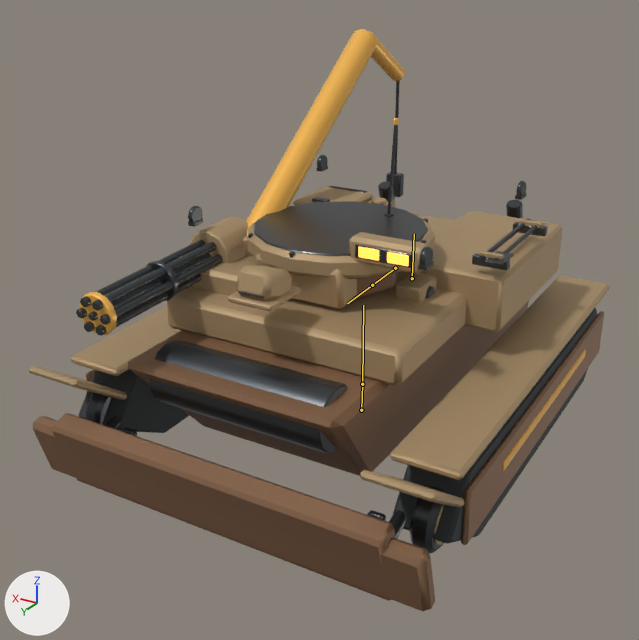
An edit to the FBX model unity/RogueCommandAssetAuthoring/Assets/RogueCommandExpansionSample/Models/SalvageHauler.fbx, drawn before and after from the same camera.
Rendered twice from a camera (50 mm lens) standing at (-2.75, 5.21, 3.26) and looking at (0.13, 0.41, 0.86). Lighting does not change. The marker at lower left points along +X, +Y and +Z. The picture after the commit comes second. Both versions are drawn at frame 5 of the action 'SalvageHauler_Armature|SalvageHauler_Action_Drive'; the numbers are the values there. The bones that bend it are drawn over the model as lines.

Objects in the first picture: 'SalvageHauler_Batch_Gunmetal', 'SalvageHauler_Batch_LightArmor', 'SalvageHauler_Batch_PrimaryArmor', 'SalvageHauler_Batch_Tread', 'SalvageHauler_Batch_Warning' and 2 more.
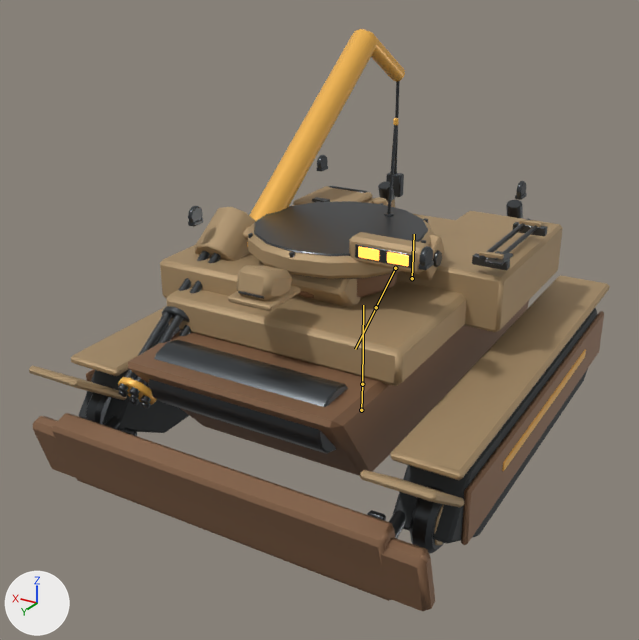
Changed parts and their boxes [x1, y1, x2, y2] in the pictures (639 x 640 px):
'SalvageHauler_Batch_LightArmor', posed: [29, 186, 610, 507] in both
'SalvageHauler_Batch_Gunmetal', posed: before [76, 81, 547, 554]; after [86, 81, 547, 554]
'SalvageHauler_Batch_Warning', posed (mostly hidden): before [79, 29, 586, 471]; after [118, 29, 586, 471]
bone 'Bone_TurretPitch', root to tip: before (395, 268) to (372, 285); after (395, 268) to (376, 307)

The change in detail:
Bone 'Bone_TurretPitch' (bone_bone_turretpitch) turns from (-1, 0, 0) to (-34, 0, 0) degrees about its own x, y and z.
